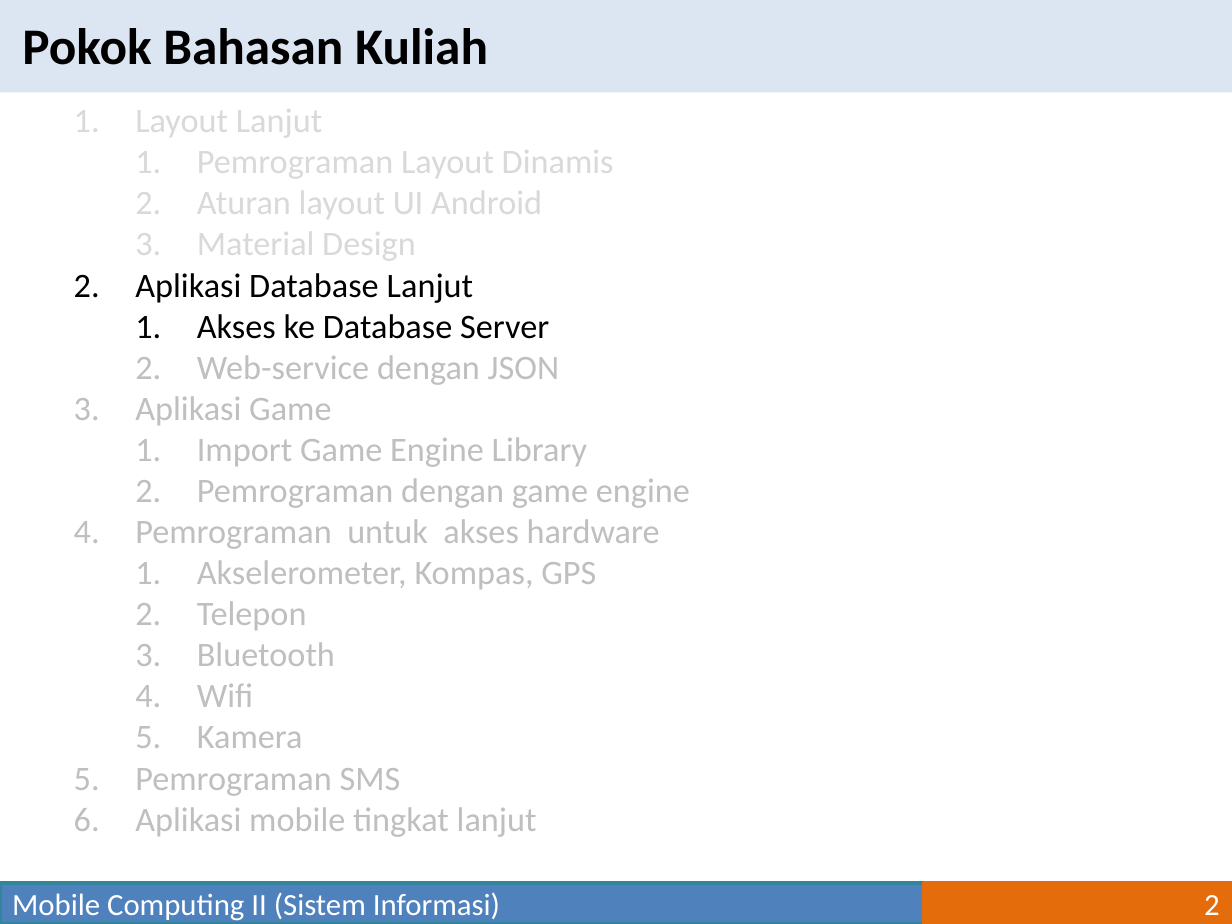
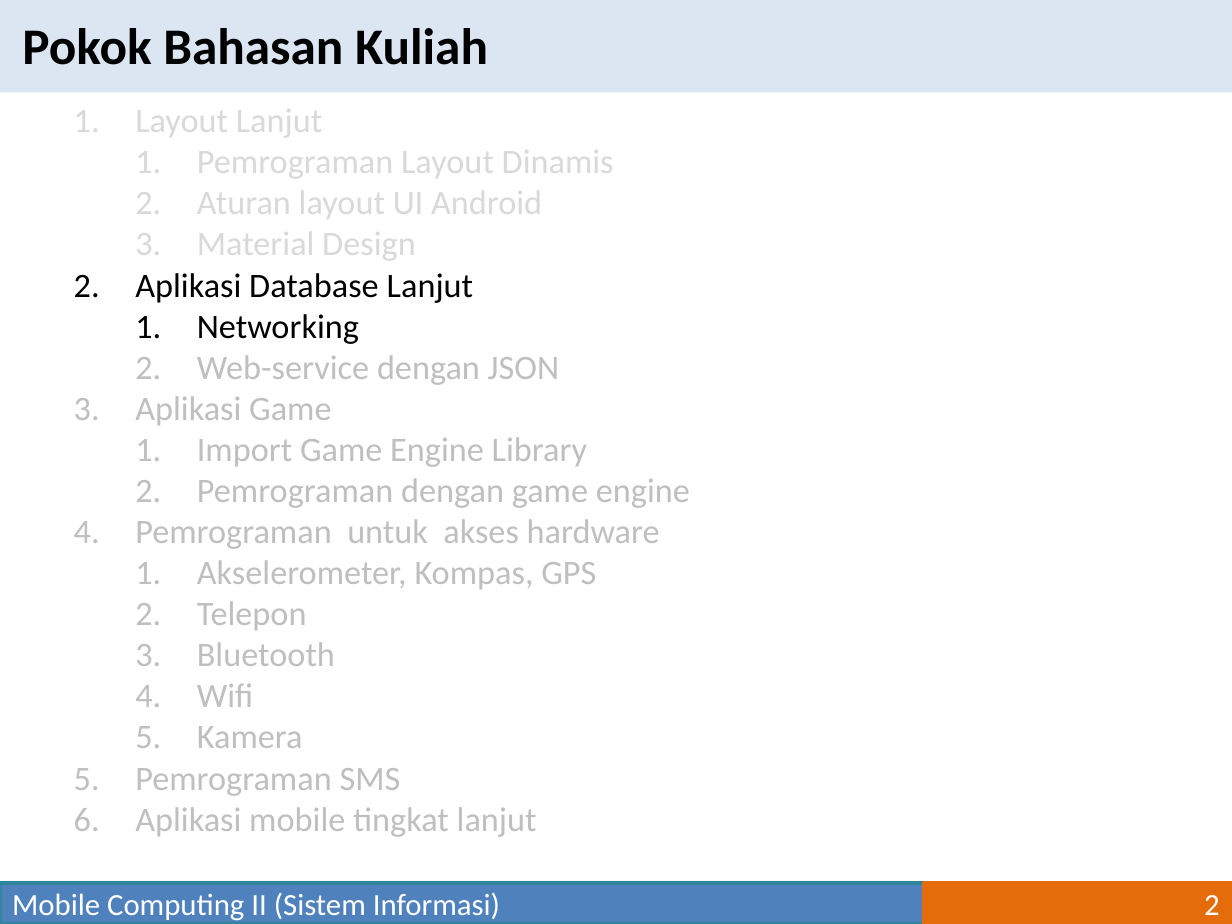
Before and after one commit to mpriyonots/Mobile-Computing-II, a slide deck: slide 2 of materi/Mobile Computing II-05.pptx. Drawn at 1232x924 pixels with LibreOffice and Linux fonts; fonts in the diff are those of the drawing. Boxes give left, top, right and bottom in pixels: in the first picture for what was removed or moved away, otherwise in the second. Text is boxed around its words. In the diff, an @@ line names an element or a change of style, - is before the commit and + after.

```diff
--- a/materi/Mobile Computing II-05.pptx
+++ b/materi/Mobile Computing II-05.pptx
@@ text at [197, 314, 359, 344]: text changed @@
-  1. Akses ke Database Server
+  1. Networking
```
Also in this commit, not shown: 8 slides added, 1 slide removed, 1 other file.
